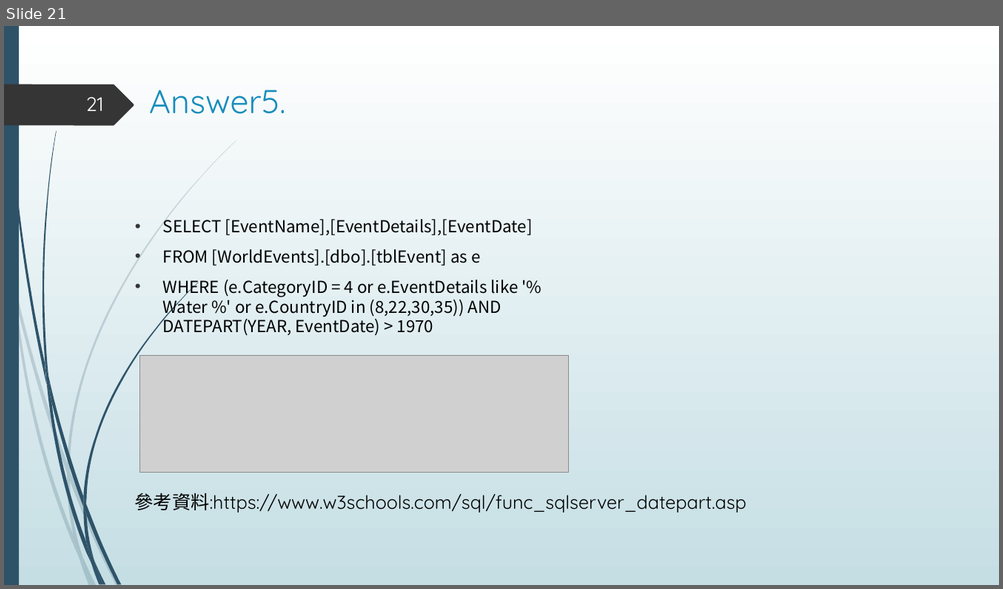
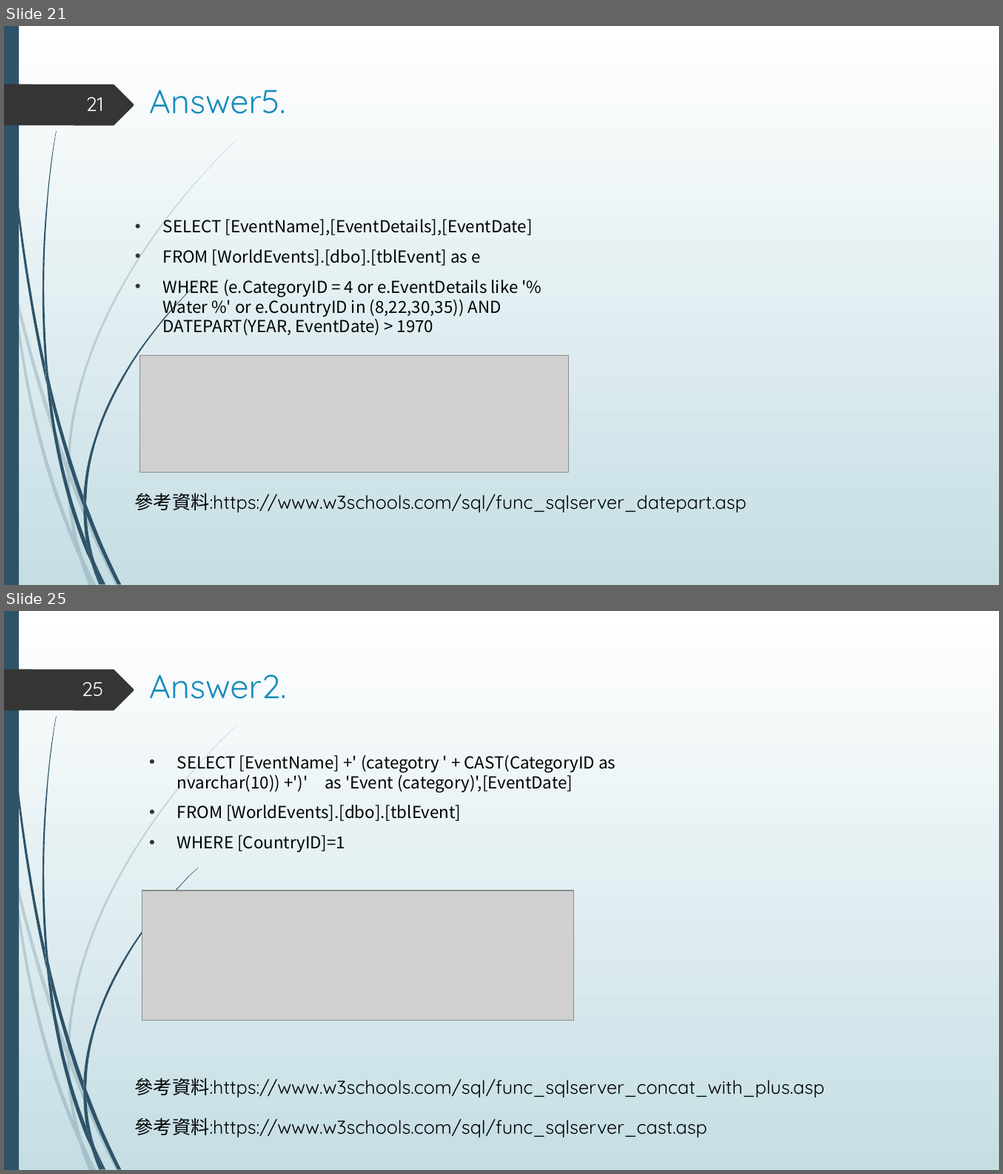
Before and after one commit to hsu0808/mssql-learning-2023-summer, a slide deck: sql answer.pptx. Shown one above the other, each under a label of ours: slide 21 before the commit, slides 21 and 25 after it; the slides between them are not shown. The pictures are 1003x589 and 1003x1174 pixels, drawn with LibreOffice and Linux fonts; fonts in the diff are those of the drawing; grey boxes stand for pictures. Boxes give left, top, right and bottom in pixels: in the first picture for what was removed or moved away, otherwise in the second. Text is boxed around its words. In the diff, an @@ line names an element or a change of style, - is before the commit and + after.

```diff
--- a/sql answer.pptx
+++ b/sql answer.pptx
@@ slide 25 added at [4, 611, 999, 1170], background gradient #FFFFFF to #C5DEE5; not listed: 24 template elements that a slide beside it also shows @@
@@ title added at [149, 675, 286, 699], 32 pt, text #178DBB @@
+Answer2.
@@ page number added at [82, 682, 104, 696], 19 pt, text #FEFFFF @@
+25
@@ text added at [177, 755, 615, 853], 16 pt, text #000000 @@
+• SELECT [EventName] +' (categotry ' + CAST(CategoryID as nvarchar(10)) +')' as 'Event (category)',[EventDate]
+• FROM [WorldEvents].[dbo].[tblEvent]
+• WHERE [CountryID]=1
@@ picture added at [142, 891, 574, 1022] @@
@@ text added at [135, 1079, 825, 1098], 18 pt, text #000000 @@
+參考資料:https://www.w3schools.com/sql/func_sqlserver_concat_with_plus.asp
@@ text added at [135, 1119, 707, 1138], 18 pt, text #000000 @@
+參考資料:https://www.w3schools.com/sql/func_sqlserver_cast.asp
```
Also in this commit, not shown: 15 other slides added.
